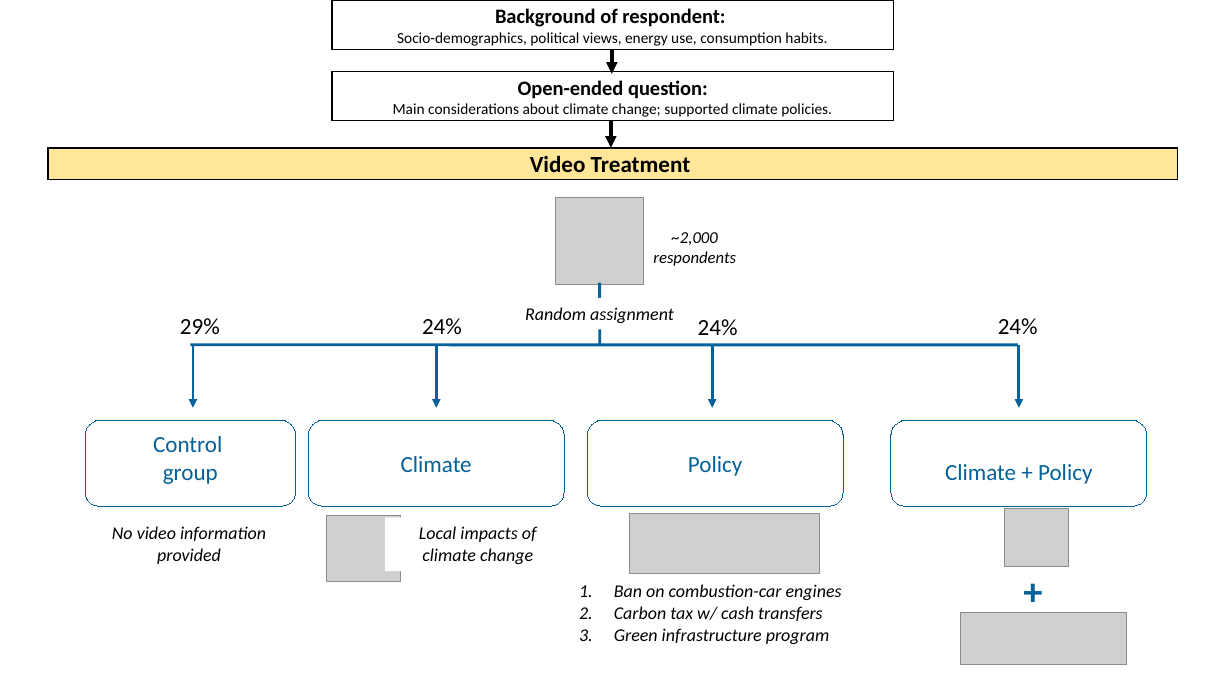
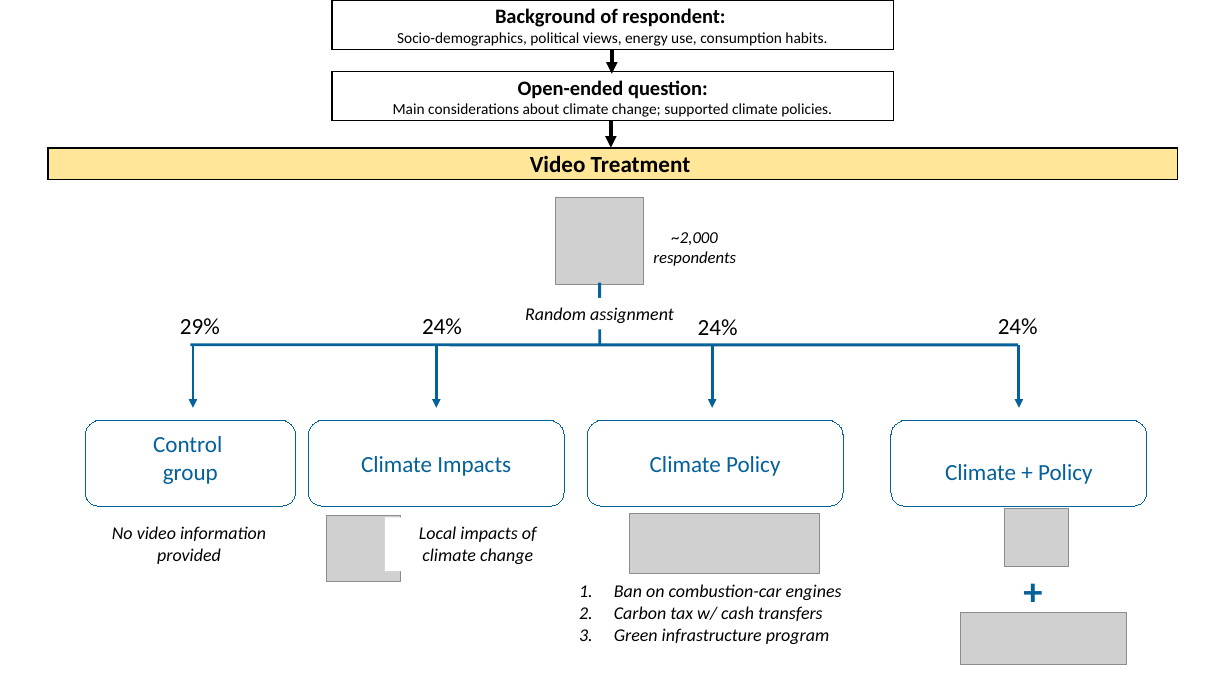
Before and after one commit to mariuslehenaff/oecd_climate, a slide deck: slide 3 of figures/survey_flow/survey_flow_new.pptx. Drawn at 1232x693 pixels with LibreOffice and Linux fonts; fonts in the diff are those of the drawing; grey boxes stand for pictures. Boxes give left, top, right and bottom in pixels: in the first picture for what was removed or moved away, otherwise in the second. Text is boxed around its words. In the diff, an @@ line names an element or a change of style, - is before the commit and + after.

```diff
--- a/figures/survey_flow/survey_flow_new.pptx
+++ b/figures/survey_flow/survey_flow_new.pptx
@@ text in rounded rectangle at box(361, 456, 511, 476): text changed @@
-Climate
+Climate Impacts
@@ text in rounded rectangle at box(650, 456, 780, 476): text changed @@
-Policy
+Climate Policy
```
Also in this commit, not shown: 7 other slides changed, 33 other files.
